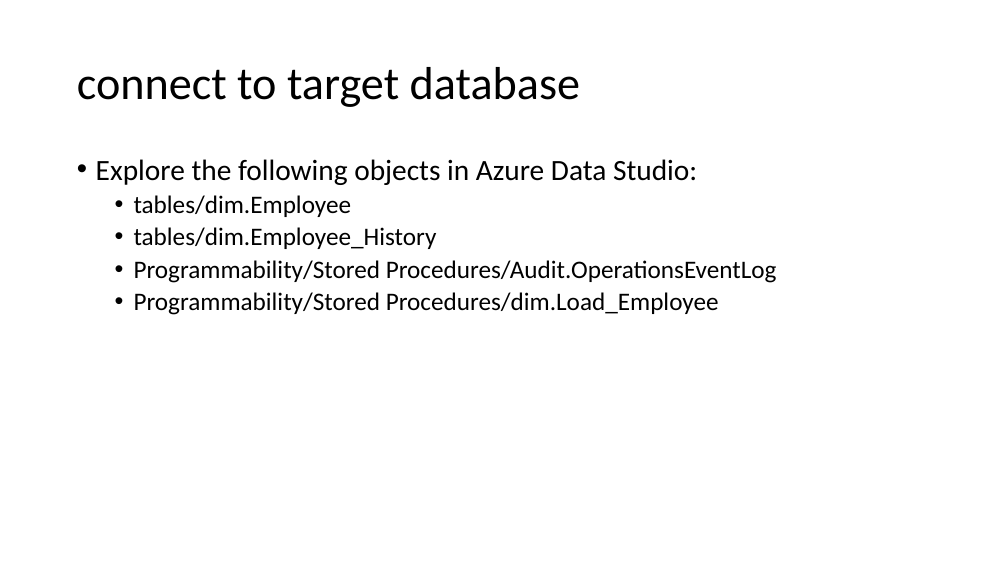
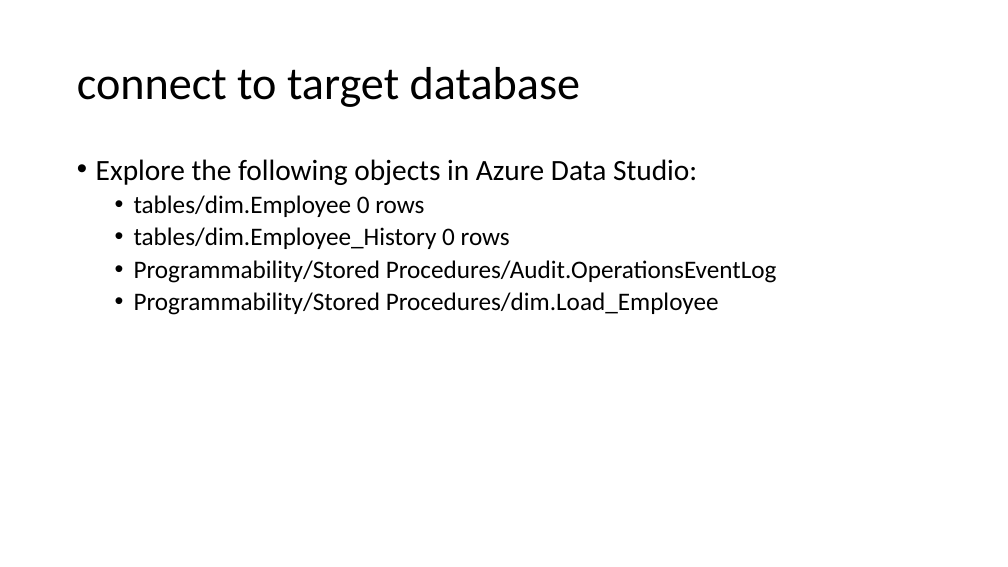
Before and after one commit to marc-jellinek/AzureDataFactoryDemo_SqlSpSink, a slide deck: slide 12 of AzDataFactoryDemo_SqlSpSink.pptx. Drawn at 1008x567 pixels with LibreOffice and Linux fonts; fonts in the diff are those of the drawing. Boxes give left, top, right and bottom in pixels: in the first picture for what was removed or moved away, otherwise in the second. Text is boxed around its words. In the diff, an @@ line names an element or a change of style, - is before the commit and + after.

```diff
--- a/AzDataFactoryDemo_SqlSpSink.pptx
+++ b/AzDataFactoryDemo_SqlSpSink.pptx
@@ text at (x1=134, y1=195, x2=510, y2=249): text changed @@
-  • tables/dim.Employee
-  • tables/dim.Employee_History
+  • tables/dim.Employee 0 rows
+  • tables/dim.Employee_History 0 rows
```
Also in this commit, not shown: 4 other slides changed, 1 slide added, 1 slide removed.
